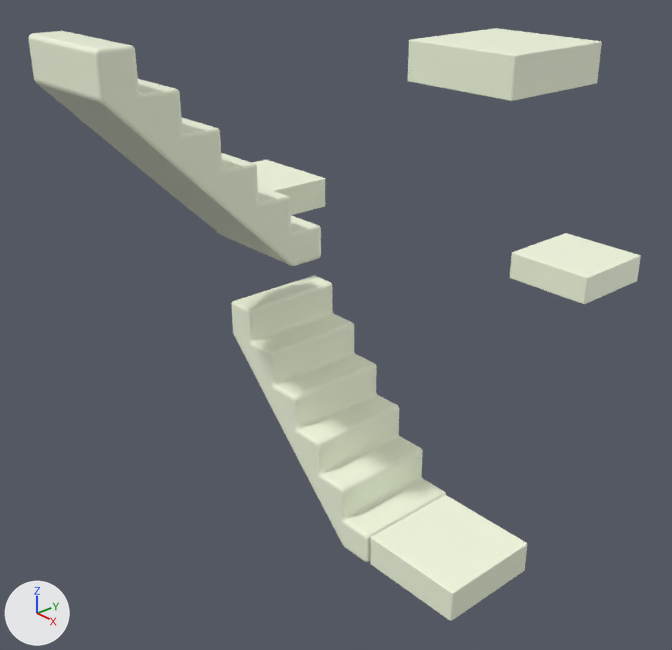
The Blender file blend/steps_bevel.blend: old version first, new version second.
One viewpoint serves both versions: a camera (50 mm lens) standing at (5.36, -4.66, 2.6) and looking at (-0.07, 0.1, -0.72). Every picture has the same lights, and +X, +Y and +Z are marked at lower left.
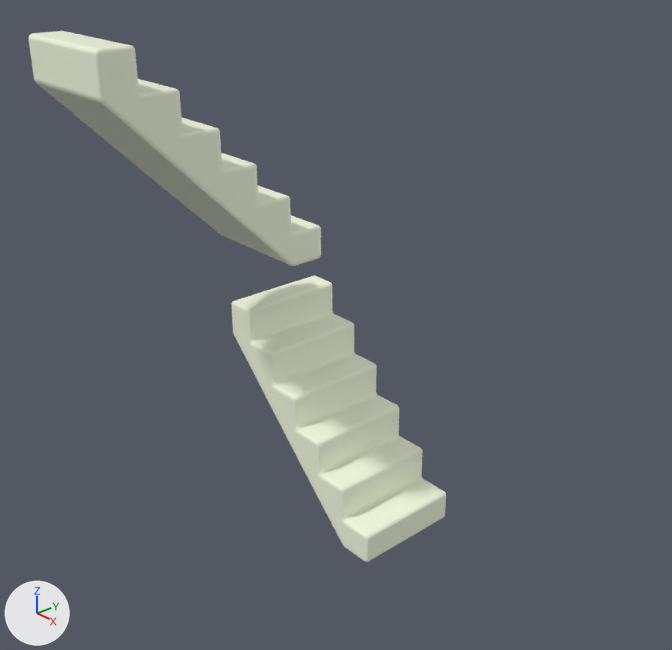
The newer file is also rescaled (x0.936), turned or shifted as a whole; pictures and numbers use the older file's frame.

Patch to the scene script:
```diff
--- a/blend/steps_bevel.blend.py
+++ b/blend/steps_bevel.blend.py
@@ ob_cube_001 @@
-ob_cube_001 = bpy.data.objects.new('Cube.001', me_cube_001)
-ob_cube_001.location = (1.4, 0.26, 1.62)
-ob_cube_001.scale = (0.44, 0.44, 0.134)
@@ ob_cube_002 @@
-ob_cube_002 = bpy.data.objects.new('Cube.002', me_cube_003)
-ob_cube_002.location = (0.52, 2.67, -0.67)
-ob_cube_002.scale = (0.44, 0.44, 0.134)
@@ ob_cube_003 @@
-ob_cube_003 = bpy.data.objects.new('Cube.003', me_cube_004)
-ob_cube_003.location = (-1.31, 0.24, 0.15)
-ob_cube_003.scale = (0.44, 0.44, 0.134)
@@ ob_cube_004 @@
-ob_cube_004 = bpy.data.objects.new('Cube.004', me_cube_005)
-ob_cube_004.location = (1.45, -0.04, -2.16)
-ob_cube_004.scale = (0.44, 0.44, 0.134)
```

Location of each change, [x1, y1, x2, y2] in pixels of the pictures (672 x 650 px):
'Cube.004', deleted: before [370, 495, 527, 621]
'Cube.001', deleted: before [408, 28, 602, 101]
'Cube.002', deleted: before [510, 233, 641, 304]
'Cube.003', deleted: before [253, 160, 325, 215]
